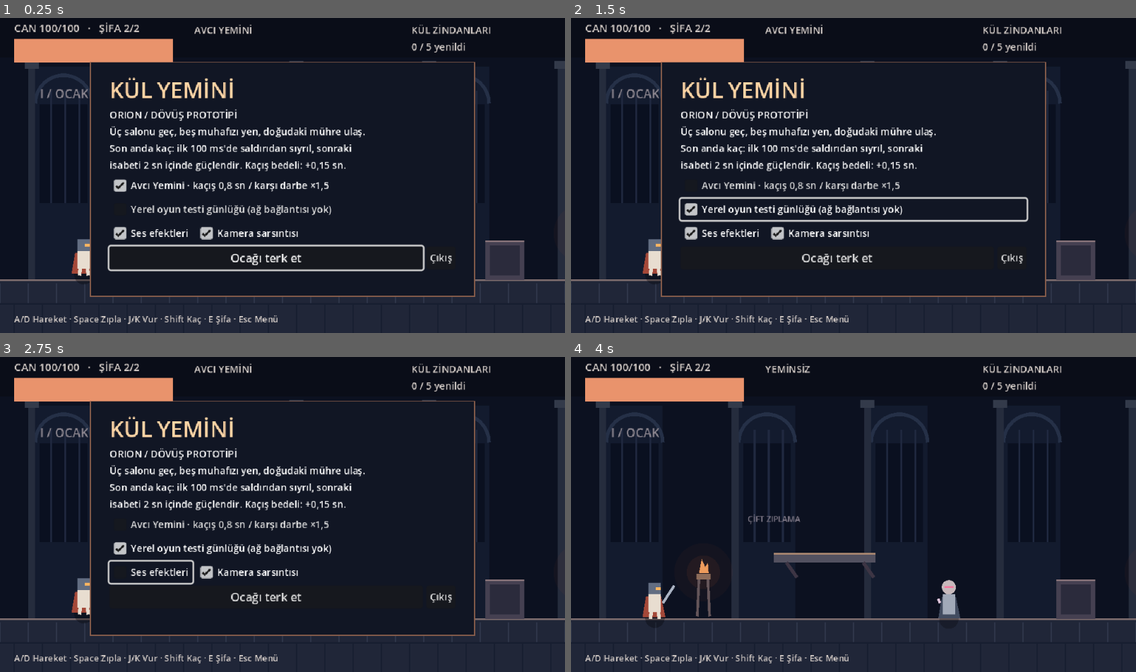
Above: before the commit, frames 1-4 (two rows, left to right).
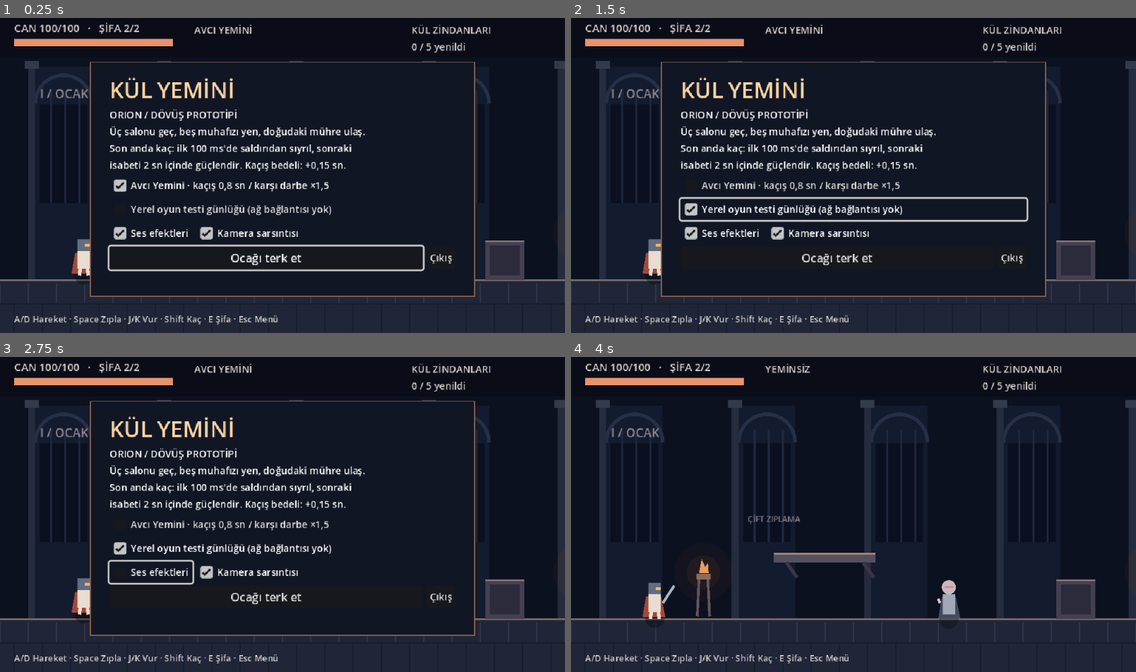
Above: after the commit, the same moments.

Repository: karabasnejat/orion
Game: Godot game, scene res://game/scenes/main.tscn
Two runs of this game, one before a commit and one after it. Both use one fixed random seed, a clock stepped at 60 frames per second and the inputs below.
Inputs:
- Up to frame 1 (0.25 s): no input
- Up to frame 2 (1.5 s): click "Avcı Yemini · kaçış 0,8 sn / …" at 0.5 s; click "Yerel oyun testi günlüğü (ağ …" at 1.25 s
- Up to frame 3 (2.75 s): click "Ses efektleri" at 2 s
- Up to frame 4 (4 s): click "Kamera sarsıntısı" at 2.75 s; click "Ocağı terk et" at 3.5 s

The runs differ from the first frame. In frame 1, 1.5% of the frame differs, in the area x 2-31%, y 8-15%; in frame 2, 1.5%; in frame 3, 1.5%; in frame 4, 1.5%.

Commit message:
fix: size health bar after Godot theme initialization

Diff:
--- a/game/scripts/hud.gd
+++ b/game/scripts/hud.gd
@@ -43,6 +43,8 @@
 	bar.add_theme_stylebox_override("background", track)
 	bar.size = Vector2(180, 8)
 	root.add_child(bar)
+	# Apply compact height after the inherited theme minimum has refreshed.
+	bar.set_deferred("size", Vector2(180, 8))
 	oath_label = label(root, Vector2(220, 9), "", 11)
 	progress_label = label(root, Vector2(466, 9), "", 11)
 	hint = label(root, Vector2(16, 337), "", 10)
